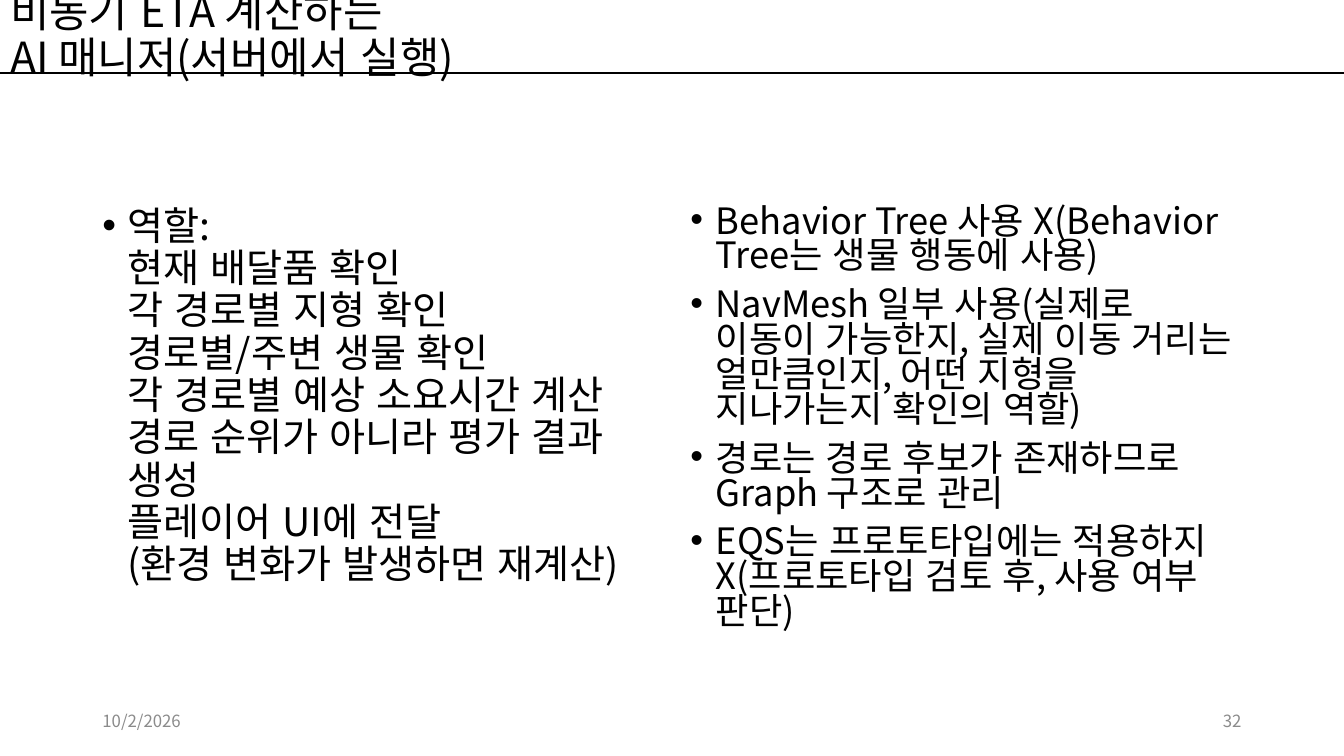
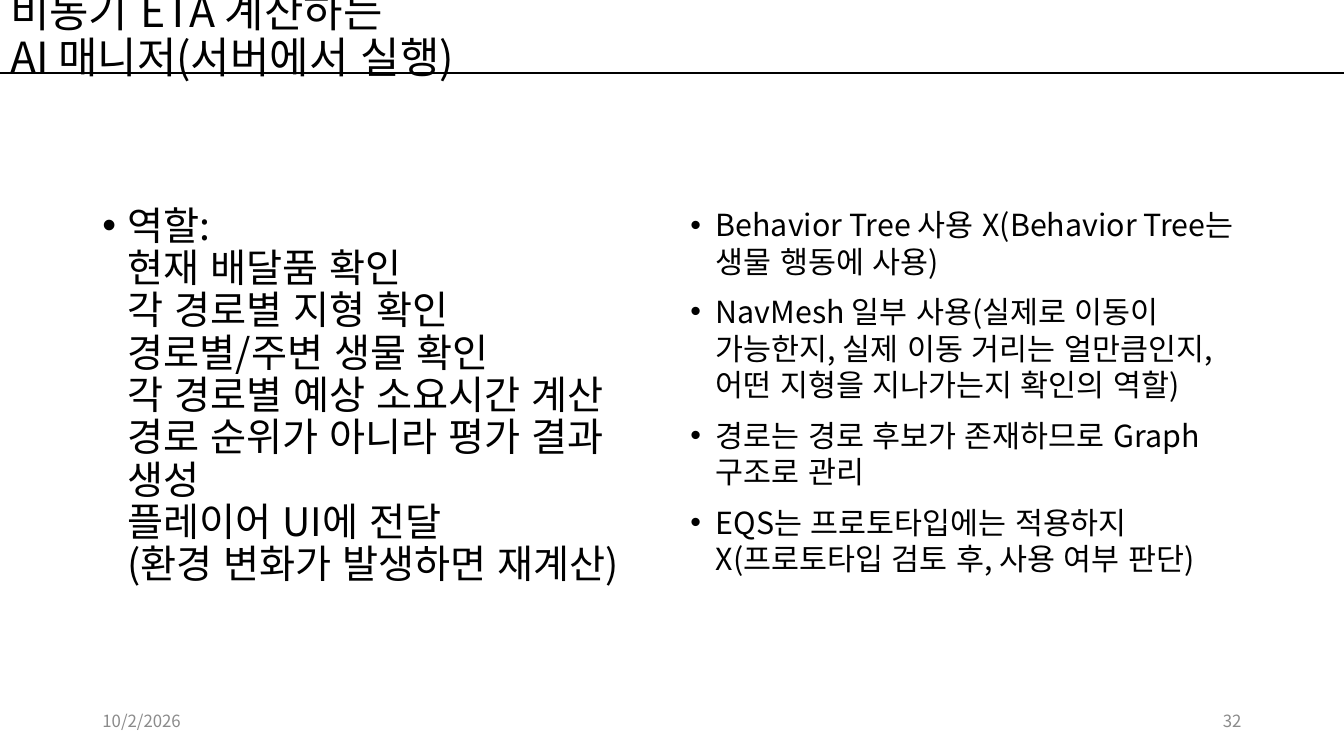
Before and after one commit to kwakyerin/2026_Graduation_Project, a slide deck: slide 32 of documents/HyunahKwon/design/designing/for_teammates/프로토타입_기획.pptx. Drawn at 1344x756 pixels with LibreOffice and Linux fonts; fonts in the diff are those of the drawing. Boxes give left, top, right and bottom in pixels: in the first picture for what was removed or moved away, otherwise in the second. Text is boxed around its words. In the diff, an @@ line names an element or a change of style, - is before the commit and + after.

```diff
--- a/documents/HyunahKwon/design/designing/for_teammates/프로토타입_기획.pptx
+++ b/documents/HyunahKwon/design/designing/for_teammates/프로토타입_기획.pptx
@@ text "Behavior Tree 사용 X(Behavior Tree는 ..." at (716, 211, 1234, 576): size 25.9 to 21.7 pt; line spacing 0.8 to 1 @@
```
Also in this commit, not shown: 3 other files.
